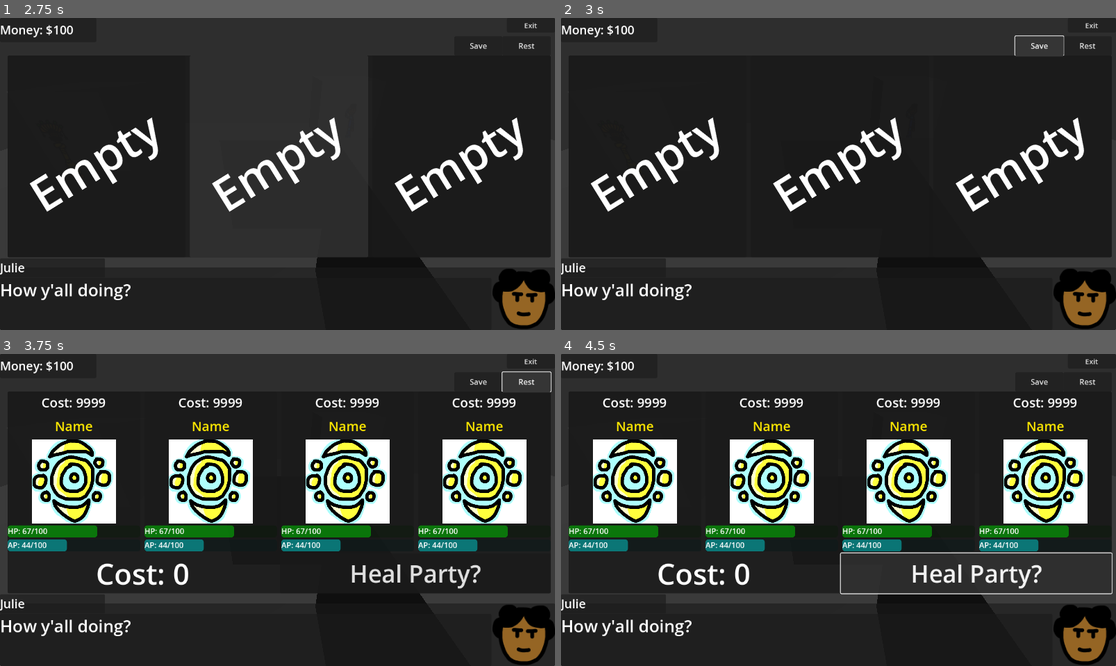
Above: before the commit, frames 1-4 (two rows, left to right).
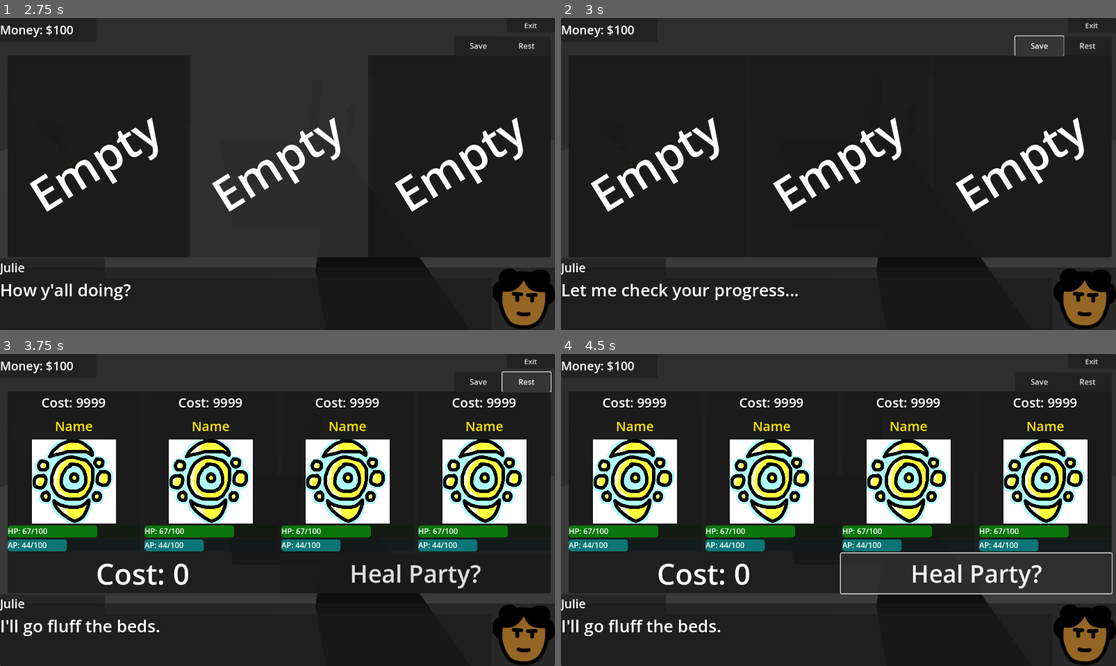
Above: after the commit, the same moments.

Repository: eneumont/towermercs
Game: Godot game, scene res://Scenes/Town/Town1.tscn
The game is run twice, just before and just after one commit, with the same random seed, the same clock (stepped at 60 frames per second) and the same inputs. This scene is started directly instead of the project's main scene.
Inputs (mouse positions are in pixels of both pictures, inside the frame that each line leads up to):
- Up to frame 1 (2.75 s): tap Enter at 0.5 s; move the mouse to (399, 158) at 0.52 s; hold D (move_right) 0.53-1.25 s; tap L (circle) at 0.6 s; click (399, 158) at 0.67 s; drag from (166, 189) to (249, 236) at 1.27 s; tap Z (confirm) at 2 s; move the mouse to (333, 105) at 2.02 s; hold D (move_right) from 2.03 s (still down); tap K (cross) at 2.1 s
- Up to frame 2 (3 s): release D (move_right) at 2.75 s; click "Save" at 2.75 s
- Up to frame 3 (3.75 s): click "Rest" at 3.5 s
- Up to frame 4 (4.5 s): click "Heal Party?" at 4.25 s

Frame 1 is identical in both runs. In frame 2, 0.8% of the frame differs, in the area x 0-43%, y 85-91%; in frame 3, 0.6%; in frame 4, 0.6%.
Error in both runs: Out of bounds get index '0' (on base: 'Array[CharData]') (res://Scripts/Field/field_char.gd:16)

Commit message:
act names, guild, town dialogue
assignment of act names works, guild functionality works, and buildings in town have minor dialogue

now either update player menu or combat...

Diff:
--- a/Scenes/Town/Town1.tscn
+++ b/Scenes/Town/Town1.tscn
@@ -155,6 +155,7 @@
 ownerRespones = {
 "Begin": "How y'all doing?",
 "Both": "Get a good nights rest.",
+"Broke": "Sorry, but you're gonna have to cough up more...",
 "End": "Stay safe.",
 "Normal": "Found anything interesting while traveling?",
 "Rest": "I'll go fluff the beds.",
@@ -182,6 +183,7 @@
 }
 ownerRespones = {
 "Begin": "We're at your service.",
+"Broke": "Please acquire more funds.",
 "End": "Glad to be of service.",
 "Fire": "Hope they served you well.",
 "Hire": "Who you need? We got the best only!",
@@ -208,12 +210,16 @@
 "First": "That @#$% unicorn! Wish I could smash it with my hammer!"
 }
 ownerRespones = {
+"Accessory": "Got a keen eye for something?",
+"All": "Only my best work, promise!",
+"Armor": "Need to take a few hits?",
 "Begin": "How ya wanna hurt 'em?",
 "Broke": "I ain't doing this for free.",
 "Buy": "Careful it's sharp, heh.",
 "End": "Have fun!",
 "Normal": "Got more where that came from.",
-"Too Much": "Don't think ya got the pocket space for that."
+"Too Much": "Don't think ya got the pocket space for that.",
+"Weapon": "Good for scaring or murder! I don't judge."
 }
 BuildingUI = NodePath("SmithUi")
 
--- a/Scripts/Characters/char_data.gd
+++ b/Scripts/Characters/char_data.gd
@@ -343,6 +343,8 @@
 	for c in c_array.filter(func(t): return t.class_type == type):
 		nums.append(c.act_name.to_int()) #remove all letters
 
+	if nums.is_empty(): return out + "0"
+
 	nums.sort()
 
 	#this shit is not efficient...  imma have to do regex...
@@ -350,10 +352,12 @@
 		#maybe turn to ternary...
 		if i == nums.size() - 1: #if at end add one
 			out = out + str(nums[i] + 1)
+			break
 		else:
-			if (nums[i + 1] - i) <= 1: #if dif between cur and next is 1 or less continue
+			if (nums[i + 1] - nums[i]) <= 1: #if dif between cur and next is 1 or less continue
 				continue
-			else:
+			else: #otherwise add one to cur
 				out = out + str(nums[i] + 1)
+				break
 
 	return out
--- a/Scripts/Title/title_save_slot.gd
+++ b/Scripts/Title/title_save_slot.gd
@@ -43,36 +43,7 @@
 
 		var i = 0
 		for p in party_imgs.get_child_count():
-			match int(data["meta"]["party"][i]["class_type"]):
-				CharData.ClassType.KNIGHT:
-					party_imgs.get_children()[p].texture = load("res://Images/Textures/Icons/Characters/Knight.png")
-				CharData.ClassType.THIEF:
-					party_imgs.get_children()[p].texture = load("res://Images/Textures/Icons/Characters/Thief.png")
-				CharData.ClassType.MAGE:
-					party_imgs.get_children()[p].texture = load("res://Images/Textures/Icons/Characters/Mage.png")
-				CharData.ClassType.CLERIC:
-					party_imgs.get_children()[p].texture = load("res://Images/Textures/Icons/Characters/Cleric.png")
-				CharData.ClassType.ALCHEMIST:
-					party_imgs.get_children()[p].texture = load("res://Images/Textures/Icons/Characters/Alchemist.png")
-				CharData.ClassType.BARD:
-					party_imgs.get_children()[p].texture = load("res://Images/Textures/Icons/Characters/Bard.png")
-				CharData.ClassType.BRAWLER:
-					party_imgs.get_children()[p].texture = load("res://Images/Textures/Icons/Characters/Brawler.png")
-				CharData.ClassType.MEDIC:
-					party_imgs.get_children()[p].texture = load("res://Images/Textures/Icons/Characters/Medic.png")
-				CharData.ClassType.CLOWN:
-					party_imgs.get_children()[p].texture = load("res://Images/Textures/Icons/Characters/Clown.png")
-				CharData.ClassType.ARCANIST:
-					party_imgs.get_children()[p].texture = load("res://Images/Textures/Icons/Characters/Arcanist.png")
-				CharData.ClassType.DRUID:
-					party_imgs.get_children()[p].texture = load("res://Images/Textures/Icons/Characters/Druid.png")
-				CharData.ClassType.SWORDMASTER:
-					party_imgs.get_children()[p].texture = load("res://Images/Textures/Icons/Characters/Swordmaster.png")
-				CharData.ClassType.HORROR:
-					party_imgs.get_children()[p].texture = load("res://Images/Textures/Icons/Characters/Horror.png")
-				CharData.ClassType.WITCH:
-					party_imgs.get_children()[p].texture = load("res://Images/Textures/Icons/Characters/Witch.png")
-
+			party_imgs.get_children()[p].texture = load("res://Images/Textures/Icons/Characters/" + CharData.ClassType.keys()[int(data["meta"]["party"][i]["class_type"])].capitalize() + ".png")
 			i += 1
 
 		area_txt.text = "Area: " + data["cur_scn"]
--- a/Scripts/Title/title_ui.gd
+++ b/Scripts/Title/title_ui.gd
@@ -48,6 +48,16 @@
 	save_screen()
 
 func new_click():
+	PlayerData.party = [
+		CharData.new("Test1", CharData.ClassType.MAGE),
+		CharData.new("Test2", CharData.ClassType.THIEF),
+		CharData.new("Test3", CharData.ClassType.KNIGHT),
+		CharData.new("Test4", CharData.ClassType.CLERIC),
+	]
+	#PlayerData.reserve = [
+		#CharData.new("Test5", CharData.ClassType.CLERIC),
+		#CharData.new("Test6", CharData.ClassType.THIEF),
+	#]
 	pick_screen(6)
 
 func delete_click():
--- a/Scripts/Town/guild_slot.gd
+++ b/Scripts/Town/guild_slot.gd
@@ -2,6 +2,7 @@
 
 var shop
 
+var act_name
 var display_name: String
 var type: CharData.ClassType
 var level: int
@@ -13,6 +14,7 @@
 @onready var cost_txt: Label = $VBox/CostTxt
 
 func setup(c_type: CharData.ClassType):
+	type = c_type
 	match c_type:
 		CharData.ClassType.KNIGHT:
 			make("Knight", "Knight.png", "A warrior who fights with sword and shield to protect allies. Specializes in protecting and buffing the party.", 100 if shop.hireMode else 50 * level)
@@ -52,7 +54,7 @@
 func btn_up():
 	if shop.hireMode:
 		if (PlayerData.money - cost_txt.text.to_int()) < 0:
-			pass
+			shop.talk(false, "Broke")
 		else:
 			PlayerData.money -= cost_txt.text.to_int()
 			PlayerData.collection.append(CharData.new(display_name, type))
@@ -62,7 +64,7 @@
 		var index: int
 
 		for c in PlayerData.collection:
-			if c.act_name == display_name: #actual name?
+			if c.act_name == act_name:
 				index = PlayerData.collection.find(c)
 				PlayerData.collection.remove_at(index)
 				queue_free()
--- a/Scripts/Town/guild_ui.gd
+++ b/Scripts/Town/guild_ui.gd
@@ -24,16 +24,19 @@
 		if !hireMode: new_slot.level = s.cur_level
 		new_slot.shop = self
 		new_slot.setup(s if hireMode else s.class_type)
+		if !hireMode: new_slot.act_name = s.act_name
 
 	updateMoney()
 
 func hire_click():
 	hireMode = true
 	shop_setup()
+	talk(false, "Hire")
 
 func fire_click():
 	hireMode = false
 	shop_setup()
+	talk(false, "Fire")
 
 func _on_exit_btn_button_up() -> void:
 	building.closeUI()
--- a/Scripts/Town/inn_party_slot.gd
+++ b/Scripts/Town/inn_party_slot.gd
@@ -31,3 +31,5 @@
 		PlayerData.party[num].curHP = PlayerData.party[num].maxHP
 		PlayerData.party[num].curAP = PlayerData.party[num].maxAP
 		ui.rest_set()
+	else:
+		ui.talk(false, "Broke")
--- a/Scripts/Town/inn_ui.gd
+++ b/Scripts/Town/inn_ui.gd
@@ -48,14 +48,18 @@
 			p.curAP = p.maxAP
 
 		rest_set()
+	else:
+		talk(false, "Broke")
 
 func save_click():
 	rest_mode = false
 	shop_setup()
+	talk(false, "Save")
 
 func rest_click():
 	rest_mode = true
 	shop_setup()
+	talk(false, "Rest")
 
 func _on_exit_btn_button_up() -> void:
 	building.closeUI()
--- a/Scripts/Town/smithy_ui.gd
+++ b/Scripts/Town/smithy_ui.gd
@@ -58,18 +58,22 @@
 func all_click():
 	mode = ShopMode.ALL
 	shop_setup()
+	talk(false, "All")
 
 func weapon_click():
 	mode = ShopMode.WEAPON
 	shop_setup()
+	talk(false, "Weapon")
 
 func armor_click():
 	mode = ShopMode.ARMOR
 	shop_setup()
+	talk(false, "Armor")
 
 func accessory_click():
 	mode = ShopMode.ACCESSORY
 	shop_setup()
+	talk(false, "Accessory")
 
 func item_click(cost: int, id: String):
 	buy(cost, id)
--- a/Scripts/UI/PlayerMenuScreen/player_char_button.gd
+++ b/Scripts/UI/PlayerMenuScreen/player_char_button.gd
@@ -26,42 +26,13 @@
 		empty = true
 		return
 
-	name_txt.text = char.act_name + "Lv." + str(char.cur_level)
+	name_txt.text = char.display_name + " Lv." + str(char.cur_level)
 	health_bar.value = (char.curHP / char.maxHP) * 100
 	h_ptxt.text = "HP: " + str(char.maxHP) + "/" + str(char.curHP)
 	artistry_bar.value = (char.curAP / char.maxAP) * 100
 	a_ptxt.text = "AP: " + str(char.maxAP) + "/" + str(char.curAP)
 	s_ptxt.text = "SP: " + str(char.cur_sp)
-
-	match char.class_type:
-		CharData.ClassType.KNIGHT:
-			texture_rect.texture = load("res://Images/Textures/Icons/Characters/Knight.png")
-		CharData.ClassType.THIEF:
-			texture_rect.texture = load("res://Images/Textures/Icons/Characters/Thief.png")
-		CharData.ClassType.MAGE:
-			texture_rect.texture = load("res://Images/Textures/Icons/Characters/Mage.png")
-		CharData.ClassType.CLERIC:
-			texture_rect.texture = load("res://Images/Textures/Icons/Characters/Cleric.png")
-		CharData.ClassType.ALCHEMIST:
-			texture_rect.texture = load("res://Images/Textures/Icons/Characters/Alchemist.png")
-		CharData.ClassType.BARD:
-			texture_rect.texture = load("res://Images/Textures/Icons/Characters/Bard.png")
-		CharData.ClassType.BRAWLER:
-			texture_rect.texture = load("res://Images/Textures/Icons/Characters/Brawler.png")
-		CharData.ClassType.MEDIC:
-			texture_rect.texture = load("res://Images/Textures/Icons/Characters/Medic.png")
-		CharData.ClassType.CLOWN:
-			texture_rect.texture = load("res://Images/Textures/Icons/Characters/Clown.png")
-		CharData.ClassType.ARCANIST:
-			texture_rect.texture = load("res://Images/Textures/Icons/Characters/Arcanist.png")
-		CharData.ClassType.DRUID:
-			texture_rect.texture = load("res://Images/Textures/Icons/Characters/Druid.png")
-		CharData.ClassType.SWORDMASTER:
-			texture_rect.texture = load("res://Images/Textures/Icons/Characters/Swordmaster.png")
-		CharData.ClassType.HORROR:
-			texture_rect.texture = load("res://Images/Textures/Icons/Characters/Horror.png")
-		CharData.ClassType.WITCH:
-			texture_rect.texture = load("res://Images/Textures/Icons/Characters/Witch.png")
+	texture_rect.texture = load("res://Images/Textures/Icons/Characters/" + CharData.ClassType.keys()[char.class_type].capitalize() + ".png")
 
 func char_click():
 	if not empty: menu.change_scr(9, 0, pos)
